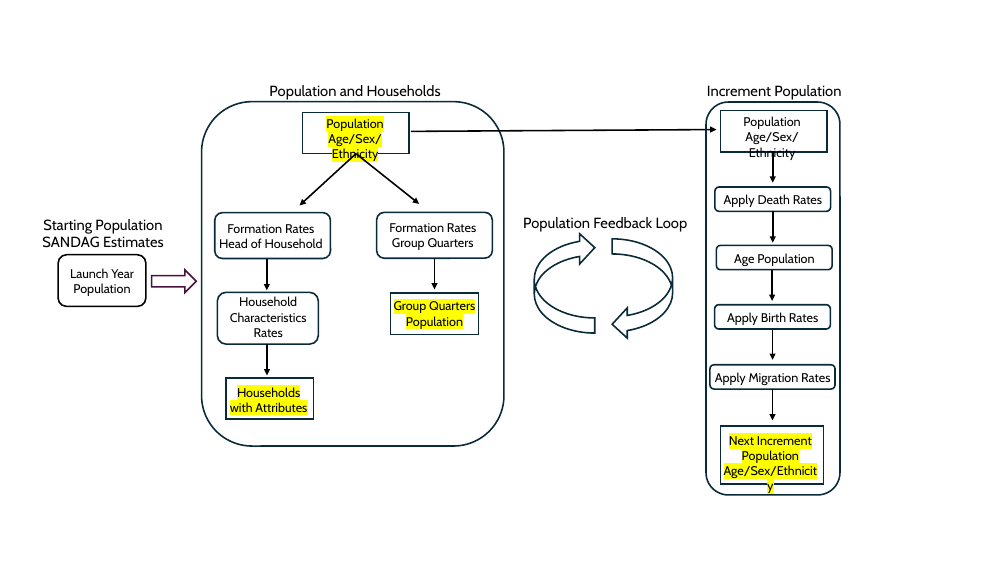
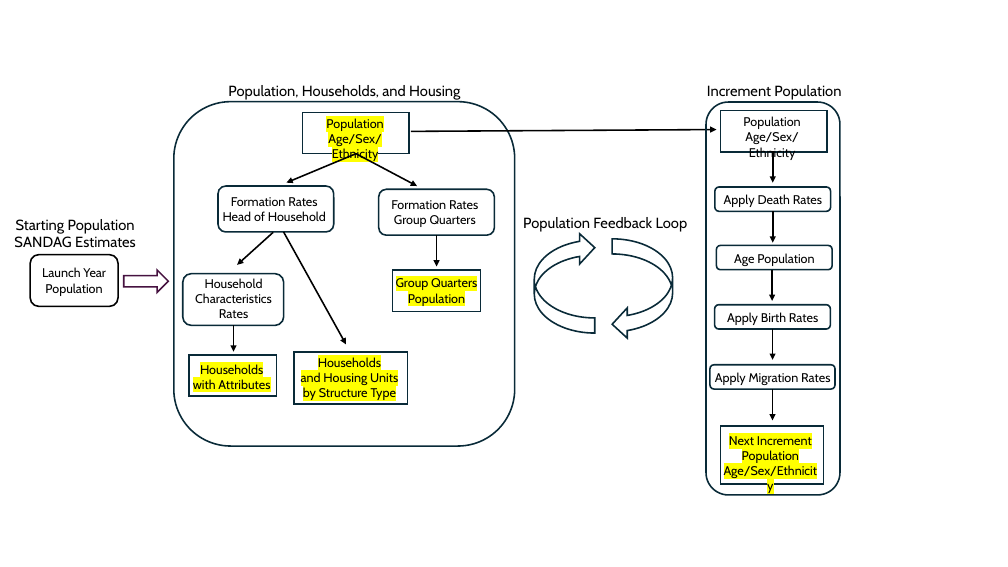
Before and after one commit to SANDAG/Cohort-Component-Model, a slide deck: slide 1 of wiki/images/Wiki Figures.pptx. Drawn at 1008x567 pixels with LibreOffice and Linux fonts; fonts in the diff are those of the drawing. Boxes give left, top, right and bottom in pixels: in the first picture for what was removed or moved away, otherwise in the second. Text is boxed around its words. In the diff, an @@ line names an element or a change of style, - is before the commit and + after.

Commit message:
#206 - Housing module

```diff
--- a/wiki/images/Wiki Figures.pptx
+++ b/wiki/images/Wiki Figures.pptx
@@ text at [228,85,460,100]: text changed @@
-Population and Households
+Population, Households, and Housing
@@ rounded rectangle: place and size @@
-rounded rectangle at [202,101,504,446]
+rounded rectangle at [174,101,515,446]
@@ arrow moved from (356, 154) - (299, 206) to (356, 154) - (287, 183) @@
@@ arrow moved from (356, 154) - (419, 204) to (356, 154) - (417, 186) @@
@@ text "Formation Rates Head of Household": place and size @@
-text "Formation Rates Head of Household" at [219,224,323,248]
+text "Formation Rates Head of Household" at [223,197,326,221]
@@ rounded rectangle: place and size @@
-rounded rectangle at [215,212,330,259]
+rounded rectangle at [218,186,333,232]
@@ 1 text, 1 arrow, 1 rectangle, 1 rounded rectangle: place and size @@
-1 text, 1 arrow, 1 rectangle, 1 rounded rectangle at [377,212,492,335]
+1 text, 1 arrow, 1 rectangle, 1 rounded rectangle at [379,189,495,312]
@@ text "Formation Rates Group Quarters": place and size @@
-text "Formation Rates Group Quarters" at [389,223,476,250]
+text "Formation Rates Group Quarters" at [391,200,478,227]
@@ text "Starting Population SANDAG Estimates": place and size @@
-text "Starting Population SANDAG Estimates" at [42,219,164,248]
+text "Starting Population SANDAG Estimates" at [14,219,136,248]
@@ arrow moved from (267, 259) - (267, 290) to (273, 232) - (237, 265) @@
@@ arrow added from (284, 232) to (346, 345), #000000 1.5 pt @@
@@ rounded rectangle "Launch Year Population": place and size @@
-rounded rectangle "Launch Year Population" at [58,255,146,306]
+rounded rectangle "Launch Year Population" at [30,255,118,306]
@@ right arrow: place and size @@
-right arrow at [152,270,197,293]
+right arrow at [124,270,169,293]
@@ rounded rectangle: place and size @@
-rounded rectangle at [218,293,318,344]
+rounded rectangle at [183,274,284,325]
@@ text "Household Characteristics Rates": place and size @@
-text "Household Characteristics Rates" at [230,296,307,337]
+text "Household Characteristics Rates" at [195,278,272,318]
@@ arrow moved from (267, 344) - (267, 375) to (234, 325) - (234, 352) @@
@@ text "Households with Attributes": place and size @@
-text "Households with Attributes" at [230,387,307,412]
+text "Households with Attributes" at [193,364,270,389]
@@ rectangle: place and size @@
-rectangle at [226,378,314,420]
+rectangle at [189,355,277,396]
@@ rectangle added at [294,352,408,405], outline #092A39 1.5 pt @@
@@ text added at [301,357,398,400], 12 pt, text #000000 @@
+Households
+and Housing Units
+by Structure Type
```
Also in this commit, not shown: 10 other files.
